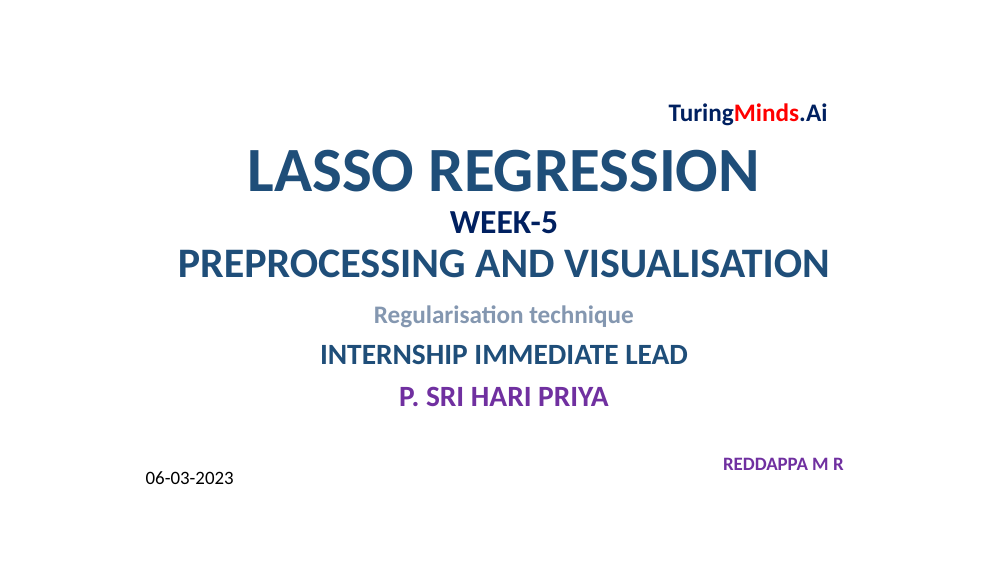
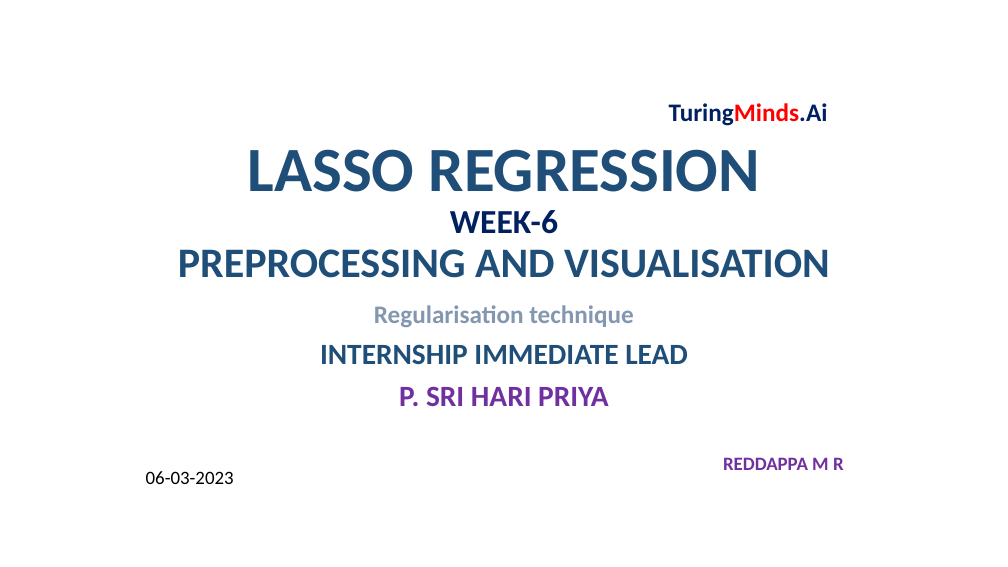
Before and after one commit to Reddappa-M-R-4431/Reddappa_4431, a slide deck: slide 1 of Week-6-Presentation/Week-6-Presentation.pptx. Drawn at 1008x567 pixels with LibreOffice and Linux fonts; fonts in the diff are those of the drawing. Boxes give left, top, right and bottom in pixels: in the first picture for what was removed or moved away, otherwise in the second. Text is boxed around its words. In the diff, an @@ line names an element or a change of style, - is before the commit and + after.

Commit message:
ppt

```diff
--- a/Week-6-Presentation/Week-6-Presentation.pptx
+++ b/Week-6-Presentation/Week-6-Presentation.pptx
@@ title at (178,149,830,278): text changed @@
-LASSO REGRESSION
-WEEK-5
-PREPROCESSING AND VISUALISATION
+LASSO REGRESSION
+WEEK-6
+PREPROCESSING AND VISUALISATION
```
